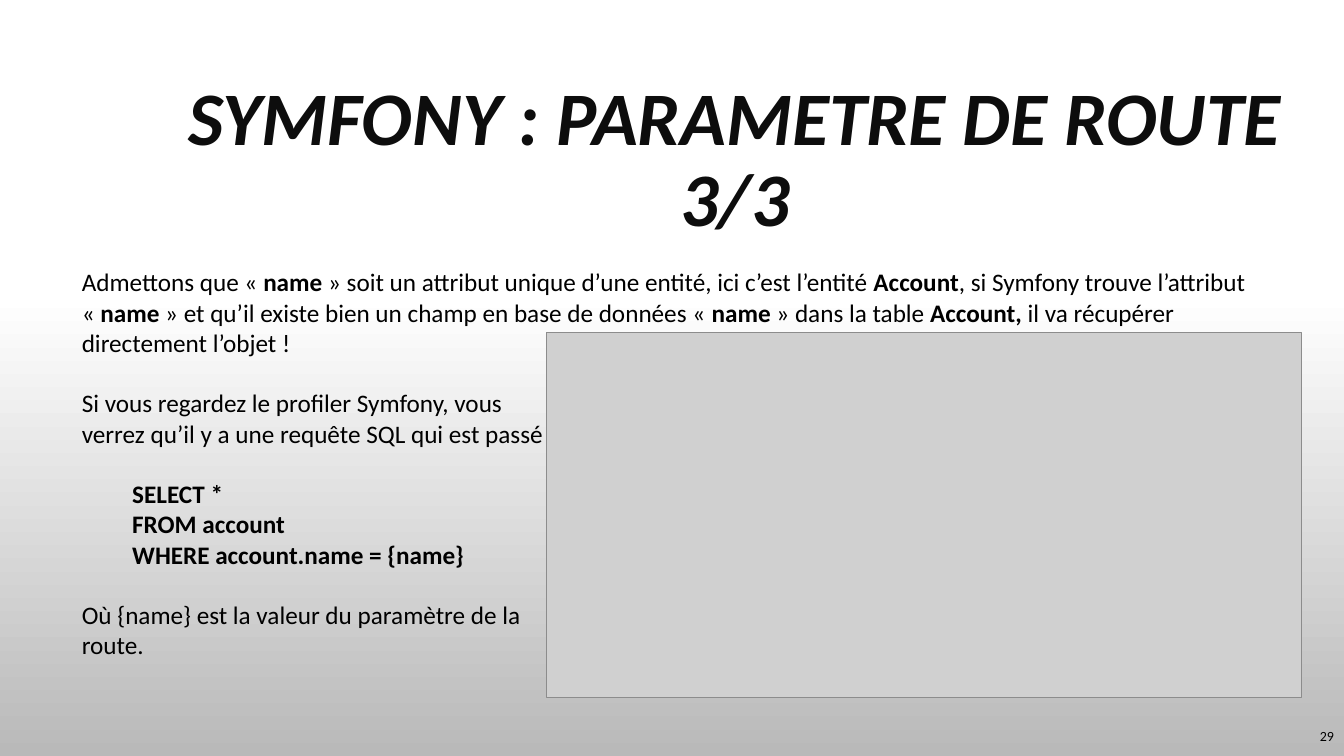
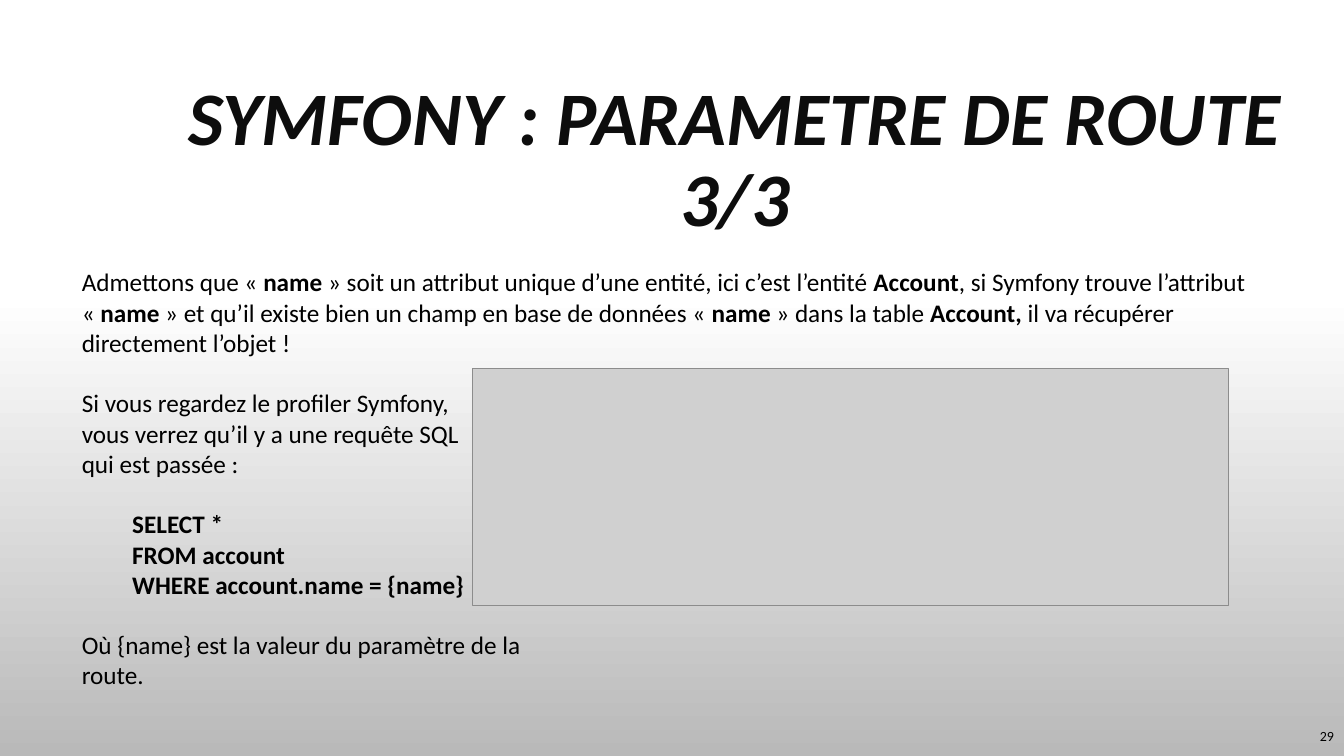
Before and after one commit to TyTy-cf/cours, a slide deck: slide 29 of Symfony/Symfony-Bases-20220808.pptx. Drawn at 1344x756 pixels with LibreOffice and Linux fonts; fonts in the diff are those of the drawing; grey boxes stand for pictures; background and template pictures are left out. Boxes give left, top, right and bottom in pixels: in the first picture for what was removed or moved away, otherwise in the second. Text is boxed around its words. In the diff, an @@ line names an element or a change of style, - is before the commit and + after.

Commit message:
symfony cours updated

```diff
--- a/Symfony/Symfony-Bases-20220808.pptx
+++ b/Symfony/Symfony-Bases-20220808.pptx
@@ text at [82,273,1245,564]: text changed @@
-Admettons que « name » soit un attribut unique d’une entité, ici c’est l’entité Account, si Symfony trouve l’attribut « name » et qu’il existe bien un champ en base de données « name » dans la table Account, il va récupérer directement l’objet !
-Si vous regardez le profiler Symfony, vous
-verrez qu’il y a une requête SQL qui est passé
-SELECT *
-FROM account
+Admettons que « name » soit un attribut unique d’une entité, ici c’est l’entité Account, si Symfony trouve l’attribut « name » et qu’il existe bien un champ en base de données « name » dans la table Account, il va récupérer directement l’objet !
+Si vous regardez le profiler Symfony,
+vous verrez qu’il y a une requête SQL
+qui est passée :
+SELECT *
+FROM account
@@ picture: place and size @@
-picture at [546,333,1302,698]
+picture at [473,369,1229,606]
```
Also in this commit, not shown: 8 other slides changed, 1 other file.
